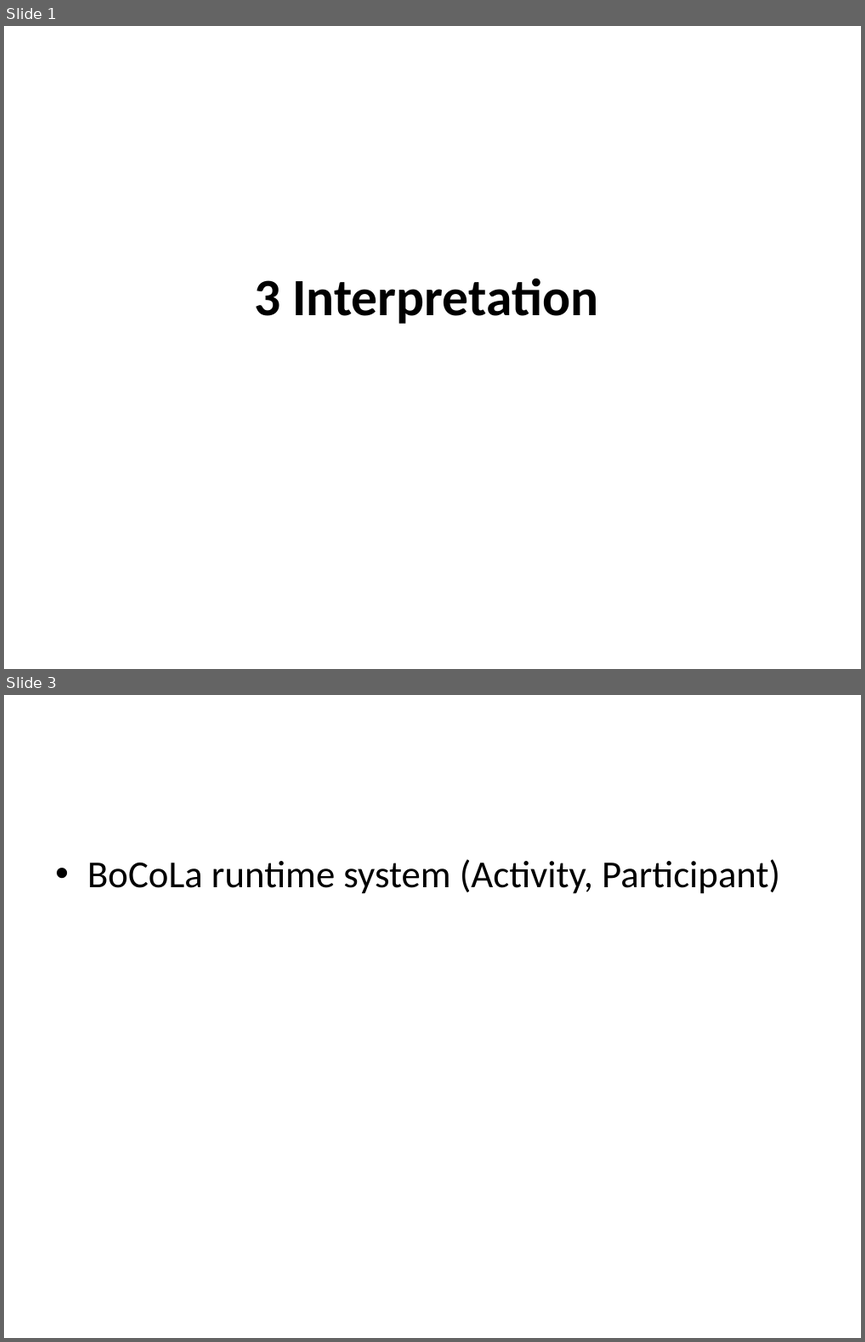
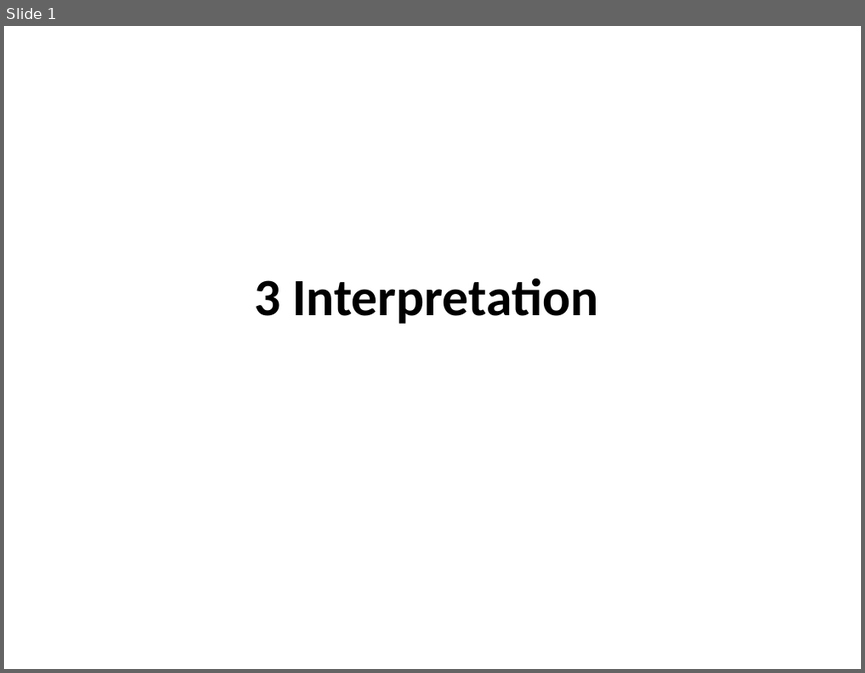
Before and after one commit to isurup/kalle-martin-group, a slide deck: SSE2/slides/3 Interpretation.ppt. Shown one above the other, each under a label of ours: slides 1 and 3 before the commit, slide 1 after it; the slides between them are not shown. The pictures are 865x1342 and 865x673 pixels, drawn with LibreOffice and Linux fonts; fonts in the diff are those of the drawing. Boxes give left, top, right and bottom in pixels: in the first picture for what was removed or moved away, otherwise in the second. Text is boxed around its words. In the diff, an @@ line names an element or a change of style, - is before the commit and + after.

```diff
--- a/SSE2/slides/3 Interpretation.ppt
+++ b/SSE2/slides/3 Interpretation.ppt
@@ slide 3 removed at [4,695,861,1338], background #FFFFFF @@
@@ text removed at [87,859,780,894] @@
-• BoCoLa runtime system (Activity, Participant)
```
Also in this commit, not shown: 1 slide changed, 4 slides added.
